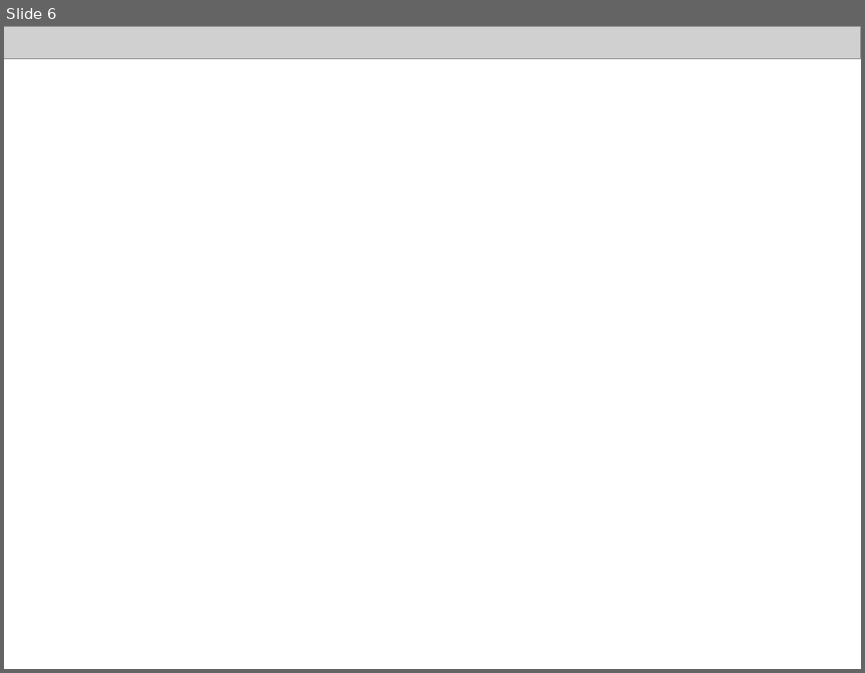
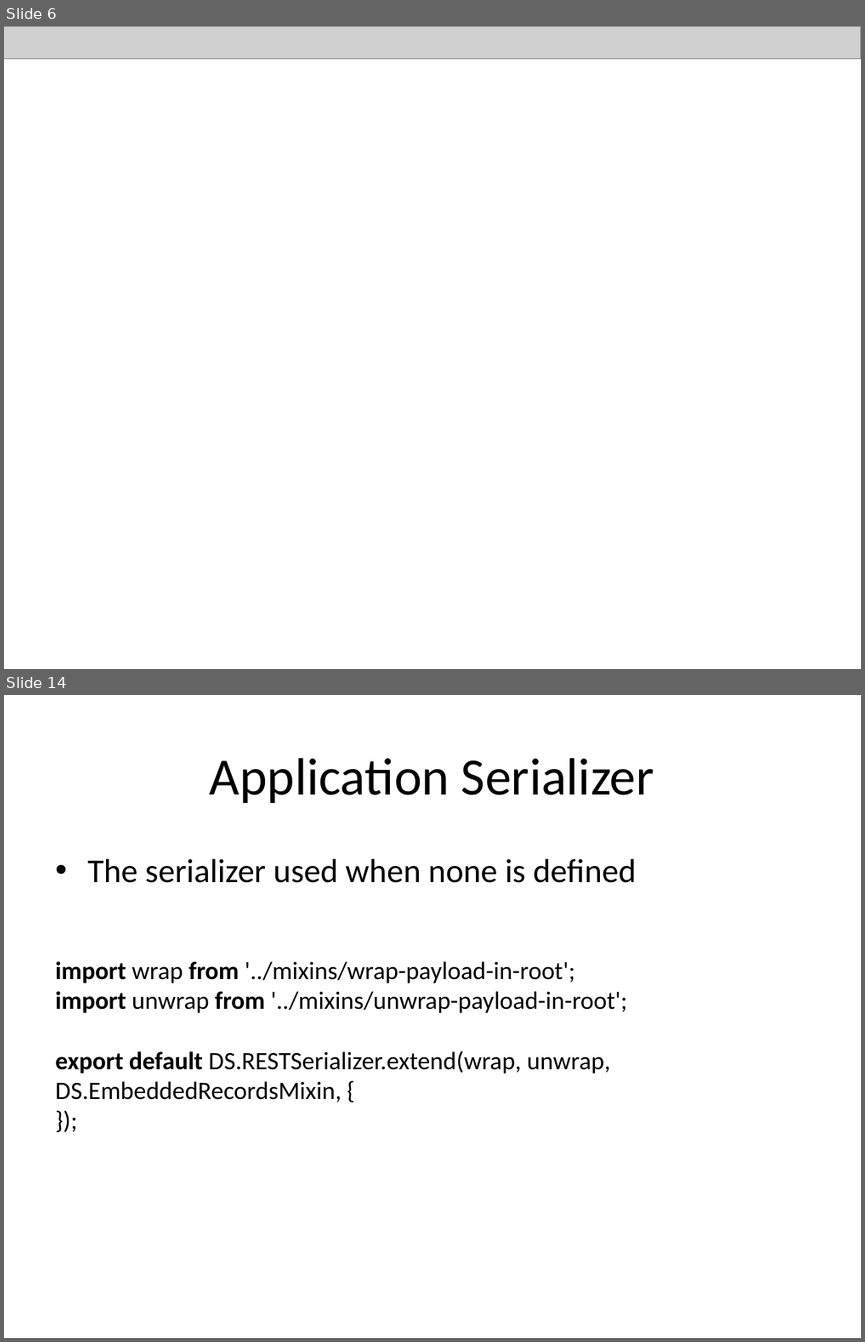
Before and after one commit to cah-brian-gantzler/ember-data-demo1, a slide deck: ember-data-demo1.pptx. Shown one above the other, each under a label of ours: slide 6 before the commit, slides 6 and 14 after it; the slides between them are not shown. The pictures are 865x673 and 865x1342 pixels, drawn with LibreOffice and Linux fonts; fonts in the diff are those of the drawing; grey boxes stand for pictures; background and template pictures are left out. Boxes give left, top, right and bottom in pixels: in the first picture for what was removed or moved away, otherwise in the second. Text is boxed around its words. In the diff, an @@ line names an element or a change of style, - is before the commit and + after.

```diff
--- a/ember-data-demo1.pptx
+++ b/ember-data-demo1.pptx
@@ slide 14 added at (x1=4, y1=695, x2=861, y2=1338), background #FFFFFF @@
@@ title added at (x1=210, y1=758, x2=654, y2=803), 44 pt, text #000000 @@
+Application Serializer
@@ text added at (x1=55, y1=858, x2=636, y2=1102), 21 pt, text #000000 @@
+• The serializer used when none is defined
+import wrap from '../mixins/wrap-payload-in-root';
+import unwrap from '../mixins/unwrap-payload-in-root';
+export default DS.RESTSerializer.extend(wrap, unwrap, DS.EmbeddedRecordsMixin, {
+});
```
Also in this commit, not shown: 4 slides changed, 26 other slides added, 1 slide removed.
